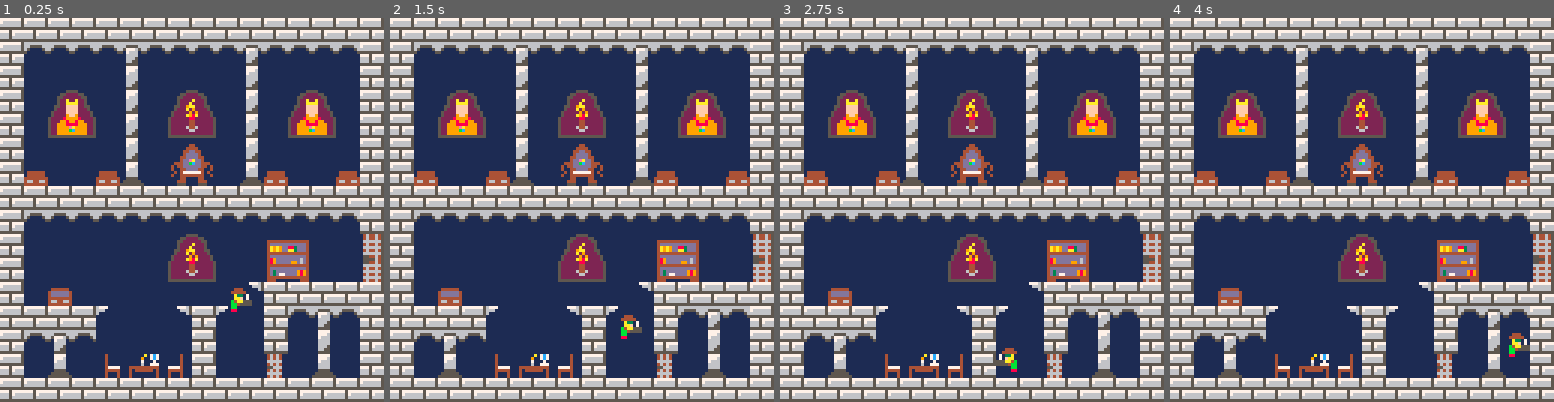
Above: before the commit, frames 1-4 (left to right).
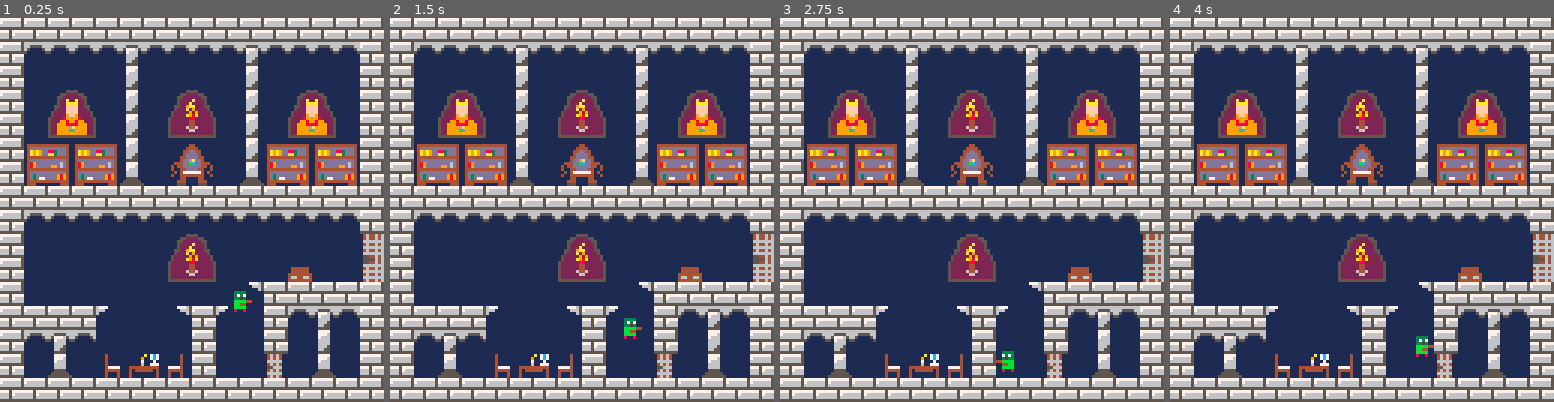
Above: after the commit, the same moments.

Repository: mRamiroGonzalez/dungeon
Game: PICO-8 cartridge dungeon.p8
The game is run twice, just before and just after one commit, with the same random seed, the same clock (stepped at 60 frames per second) and the same inputs.
Inputs:
- Up to frame 1 (0.25 s): no input
- Up to frame 2 (1.5 s): tap O (Z key) at 0.33, 0.7, 1.43 s
- Up to frame 3 (2.75 s): hold Left 1.97-2.37 s; tap O (Z key) at 2.22 s
- Up to frame 4 (4 s): hold Right 2.87-3.53 s; tap O (Z key) at 3.1, 3.98 s

The runs differ from the first frame. In frame 1, 6.3% of the frame differs, in the area x 6-100%, y 32-77%; in frame 2, 6.3%; in frame 3, 6.3%; in frame 4, 6.4%, in the area x 6-100%, y 32-89%.

Commit message:
add p8 file

Diff:
--- a/dungeon.p8
+++ b/dungeon.p8
@@ -2,236 +2,237 @@
 version 8
 __lua__
 
-function print_debug()
-end
-
-function _init()
-  p = {
-    x = 76, y = 64,
-    dx = 0, dy = 0,
-    w = 8, h = 8,
-    mvt_h = 0,
-    mvt_v = 0,
-    facing = 1,
-    v_speed = 4,
-    h_speed = 2,
-    jumping = false,
-    jump_initial_speed = -7,
-    gravity = 1,
-    walk={f=16,st=16,sz=21},
-  }
+function anim(a, i)
+a.f += i
+if a.f > a.sz then
+a.f = a.st
+end
+end
+
+function check_collision(blocks_to_check, e)
+local collide = true
+local solid = false
+
+for b in all(blocks_to_check) do
+r1 = sp_to_rect(e)
+r2 = sp_to_rect(b)
+if(r1.x1 > r2.x2) or
+(r2.x1 > r1.x2) or
+(r1.y1 > r2.y2) or
+(r2.y1 > r1.y2) then
+collide = false
+end
+end
+for b in all(blocks_to_check) do
+solid = b.solid
+if (solid) break
+end
+return collide and solid
+end
+
+function box_collide_v(e)
+blocks_to_check_v = {}
+local futur_e_v = copy_table(e)
+futur_e_v.y += futur_e_v.dy
+
+if (futur_e_v.mvt_v == -1) blocks_to_check_v = blocks_top(futur_e_v, blocks_to_check_v)
+if (futur_e_v.mvt_v == 1)  blocks_to_check_v = blocks_below(futur_e_v, blocks_to_check_v)
+return check_collision(blocks_to_check_v, futur_e_v)
+end
+
+function box_collide_h(e)
+blocks_to_check_h = {}
+local futur_e_h = copy_table(e)
+futur_e_h.x += futur_e_h.dx
+
+if (futur_e_h.mvt_h == 1)  blocks_to_check_h = blocks_front(futur_e_h, blocks_to_check_h)
+if (futur_e_h.mvt_h == -1) blocks_to_check_h = blocks_back(futur_e_h, blocks_to_check_h)
+return check_collision(blocks_to_check_h, futur_e_h)
 end
 
 function block(px, py)
-  sprite = mget(flr((px)/8),flr(py/8))
-  b = {
-    x = flr(px / 8) * 8,
-    y = flr(py / 8) * 8,
-    w = 8,
-    h = 8,
-    sp = sprite,
-    solid = fget(sprite, 0)
-  }
-  return b
+sprite = mget(flr((px)/8),flr(py/8))
+b = {
+x = flr(px / 8) * 8,
+y = flr(py / 8) * 8,
+w = 8,
+h = 8,
+sp = sprite,
+solid = fget(sprite, 0)
+}
+return b
 end
 
 function blocks_front(e, blocks_to_check)
-  add(blocks_to_check, block(e.x + e.w, e.y))
-  if ((e.y % e.h) != 0) add (blocks_to_check, block(e.x + e.w, e.y + e.h))
-  return blocks_to_check
+add(blocks_to_check, block(e.x + e.w, e.y))
+if ((e.y % e.h) != 0) add (blocks_to_check, block(e.x + e.w, e.y + e.h))
+return blocks_to_check
 end
 
 function blocks_back(e, blocks_to_check)
-  add(blocks_to_check, block(e.x, e.y))
-  if ((e.y % e.h) != 0) add (blocks_to_check, block(e.x, e.y + e.h))
-  return blocks_to_check
+add(blocks_to_check, block(e.x, e.y))
+if ((e.y % e.h) != 0) add (blocks_to_check, block(e.x, e.y + e.h))
+return blocks_to_check
 end
 
 function blocks_top(e, blocks_to_check)
-  add(blocks_to_check, block(e.x, e.y))
-  if ((e.x % e.w) != 0) add (blocks_to_check, block(e.x + e.w, e.y))
-  return blocks_to_check
+add(blocks_to_check, block(e.x, e.y))
+if ((e.x % e.w) != 0) add (blocks_to_check, block(e.x + e.w, e.y))
+return blocks_to_check
 end
 
 function blocks_below(e, blocks_to_check)
-  add(blocks_to_check, block(e.x, e.y + e.h))
-  if ((e.x % e.w) != 0) add (blocks_to_check, block(e.x + e.w, e.y + e.h))
-  return blocks_to_check
-end
-
-function check_collision(blocks_to_check, e)
-  local collide = true
-  local solid = false
-
-  for b in all(blocks_to_check) do
-    r1 = sp_to_rect(e)
-    r2 = sp_to_rect(b)
-    if(r1.x1 > r2.x2) or
-      (r2.x1 > r1.x2) or
-      (r1.y1 > r2.y2) or
-      (r2.y1 > r1.y2) then
-      collide = false
-    end
-  end
-  for b in all(blocks_to_check) do
-    solid = b.solid
-    if (solid) break
-  end
-  return collide and solid
-end
-
-function box_collide_v(e)
-  blocks_to_check_v = {}
-  local futur_e_v = copy_table(e)
-  futur_e_v.y += futur_e_v.dy
-
-  if (futur_e_v.mvt_v == -1) blocks_to_check_v = blocks_top(futur_e_v, blocks_to_check_v)
-  if (futur_e_v.mvt_v == 1)  blocks_to_check_v = blocks_below(futur_e_v, blocks_to_check_v)
-  return check_collision(blocks_to_check_v, futur_e_v)
-end
-
-function box_collide_h(e)
-  blocks_to_check_h = {}
-  local futur_e_h = copy_table(e)
-  futur_e_h.x += futur_e_h.dx
-
-  if (futur_e_h.mvt_h == 1)  blocks_to_check_h = blocks_front(futur_e_h, blocks_to_check_h)
-  if (futur_e_h.mvt_h == -1) blocks_to_check_h = blocks_back(futur_e_h, blocks_to_check_h)
-  return check_collision(blocks_to_check_h, futur_e_h)
-end
-
-function sp_to_rect(e)
-  local r = {}
-    r.x1 = e.x
-    r.y1 = e.y
-    r.x2 = e.x + e.w - 1
-    r.y2 = e.y + e.h - 1
-  return r
+add(blocks_to_check, block(e.x, e.y + e.h))
+if ((e.x % e.w) != 0) add (blocks_to_check, block(e.x + e.w, e.y + e.h))
+return blocks_to_check
 end
 
 function vertical_controls(p)
-
-  if btnp(4) and not p.jumping then
-    p.dy = p.jump_initial_speed
-    p.jumping = true
-    p.mvt_v = -1
-  end
-
-  v_col = box_collide_v(p)
-
-  if (p.y % 8 != 0) and v_col then
-    if(p.mvt_v == -1) p.y -= (p.y % 8)
-    if(p.mvt_v == 1) p.y += 8 - (p.y % 8)
-  end
-
-  if (not (v_col)) p.y += p.dy
-
-  if (is_on_a_solid_block(p)) then
-    p.jumping = false
-    p.dy = 0
-    p.mvt_v = 0
-  end
-  if (is_below_a_solid_block(p)) then
-    p.dy = 1
-  end
+if btnp(4) and not p.jumping then
+p.dy = p.jump_initial_speed
+p.jumping = true
+p.mvt_v = -1
+end
+
+v_col = box_collide_v(p)
+
+if (p.y % 8 != 0) and v_col then
+if(p.mvt_v == -1) p.y -= (p.y % 8)
+if(p.mvt_v == 1) p.y += 8 - (p.y % 8)
+end
+
+if (not (v_col)) p.y += p.dy
+
+if (is_on_a_solid_block(p)) then
+p.jumping = false
+p.dy = 0
+p.mvt_v = 0
+end
+if (is_below_a_solid_block(p)) then
+p.dy = 1
+end
 end
 
 function horizontal_controls(p)
-  p.dx = 0
-
-  if(btn(0)) then
-    p.dx = -p.h_speed
-    p.mvt_h = -1
-    p.facing = 0
-  elseif(btn(1)) then
-    p.dx = p.h_speed
-    p.mvt_h = 1
-    p.facing = 1
-  else
-    p.walk.f = 16
-  end
-
-  h_col = box_collide_h(p)
-
-  if (p.x % 8 != 0) and h_col then
-    if(p.mvt_h == 1) p.x += 8 - (p.x % 8)
-    if(p.mvt_h == -1) p.x -= (p.x % 8)
-  end
-
-  if h_col then
-    p.walk.f = 16
-  else
-    p.x += p.dx
-    anim(p.walk, 0.35)
-  end
-end
-
-function anim(a, i)
- a.f += i
- if a.f > a.sz then
-  a.f = a.st
- end
-end
-
-function _draw()
-  cls()
-  map(0,0,0,0,16,16)
-  spr(p.walk.f, p.x, p.y, 1, 1, (p.facing == 0))
-  print_debug()
-end
-
-function _update()
-  update_gravity(p)
-  update_from_controls(p)
+p.dx = 0
+
+if(btn(0)) then
+p.dx = -p.h_speed
+p.mvt_h = -1
+p.facing = 0
+elseif(btn(1)) then
+p.dx = p.h_speed
+p.mvt_h = 1
+p.facing = 1
+else
+p.walk.f = p.walk.fix
+end
+
+h_col = box_collide_h(p)
+
+if (p.x % 8 != 0) and h_col then
+if(p.mvt_h == 1) p.x += 8 - (p.x % 8)
+if(p.mvt_h == -1) p.x -= (p.x % 8)
+end
+
+if h_col then
+p.walk.f = p.walk.fix
+else
+p.x += p.dx
+anim(p.walk, 0.35)
+end
+end
+function init_player()
+p = {
+x = 76, y = 64,
+dx = 0, dy = 0,
+w = 8, h = 8,
+mvt_h = 0,
+mvt_v = 0,
+facing = 1,
+v_speed = 4,
+h_speed = 1,
+jumping = false,
+jump_initial_speed = -7,
+gravity = 1,
+walk={f=48,st=48,sz=52, fix=48},
+}
 end
 
 function update_gravity(p)
-  if (p.dy < p.v_speed) then
-    p.dy += p.gravity
-  else
-    p.dy = p.v_speed
-  end
-  if p.dy < 0 then
-    p.mvt_v = -1
-  else
-    p.mvt_v = 1
-  end
+if (p.dy < p.v_speed) then
+p.dy += p.gravity
+else
+p.dy = p.v_speed
+end
+if p.dy < 0 then
+p.mvt_v = -1
+else
+p.mvt_v = 1
+end
 end
 
 function update_from_controls(p)
- horizontal_controls(p)
- vertical_controls(p)
+horizontal_controls(p)
+vertical_controls(p)
 end
 
 function is_on_a_solid_block(e)
- return get_block_below(e, 0)
+return get_block_below(e, 0)
 end
 function is_below_a_solid_block(e)
- return get_block_on_top(e, 0)
+return get_block_on_top(e, 0)
 end
 function is_in_front_of_a_block(e)
 return get_block_in_front(e, 0)
 end
 
+function print_debug()
+end
+
+function sp_to_rect(e)
+local r = {}
+r.x1 = e.x
+r.y1 = e.y
+r.x2 = e.x + e.w - 1
+r.y2 = e.y + e.h - 1
+return r
+end
+
+function copy_table(from)
+local copy = {}
+for k,v in pairs(from) do copy[k] = v end
+return copy
+end
+
+function _init()
+init_player()
+end
+
+function _draw()
+cls()
+map(0,0,0,0,16,16)
+spr(p.walk.f, p.x, p.y, 1, 1, (p.facing == 0))
+print_debug()
+end
+
+function _update()
+update_gravity(p)
+update_from_controls(p)
+end
+
+
 function get_block_below(e, flag)
- return (get_block_flag(e.x, e.y+8, flag)) or (get_block_flag(e.x+7, e.y+8, flag))
-end
+return (get_block_flag(e.x, e.y+8, flag)) or (get_block_flag(e.x+7, e.y+8, flag))
+end
+
 function get_block_flag(x, y, flag)
- return fget(mget(flr(x/8), flr(y/8)), flag)
-end
+return fget(mget(flr(x/8), flr(y/8)), flag)
+end
+
 function get_block_on_top(e, flag)
- return get_block_flag(e.x, e.y-1, flag) or get_block_flag(e.x+7, e.y-1, flag)
-end
-function is_in_front_of_a_block(e)
-  return get_block_in_front(e, 0)
-end
-
-function copy_table(from)
-  local copy = {}
-  for k,v in pairs(from) do copy[k] = v end
-  return copy
-end
-
+return get_block_flag(e.x, e.y-1, flag) or get_block_flag(e.x+7, e.y-1, flag)
+end
 
 
 
@@ -371,13 +372,13 @@
 4050505050615050505061505050504000000000000000000000000000000000000000000000000000000000000000000000000000000000000000000000000000000000000000000000000000000000000000000000000000000000000000000000000000000000000000000000000000000000000000000000000000000000
 40504e4f5061504c4d5061504e4f504000000000000000000000000000000000000000000000000000000000000000000000000000000000000000000000000000000000000000000000000000000000000000000000000000000000000000000000000000000000000000000000000000000000000000000000000000000000
 40505e5f5061505c5d5061505e5f504000000000000000000000000000000000000000000000000000000000000000000000000000000000000000000000000000000000000000000000000000000000000000000000000000000000000000000000000000000000000000000000000000000000000000000000000000000000
-405050505061504a4b5061505050504000000000000000000000000000000000000000000000000000000000000000000000000000000000000000000000000000000000000000000000000000000000000000000000000000000000000000000000000000000000000000000000000000000000000000000000000000000000
-407250507262505a5b5062725050724000000000000000000000000000000000000000000000000000000000000000000000000000000000000000000000000000000000000000000000000000000000000000000000000000000000000000000000000000000000000000000000000000000000000000000000000000000000
+40696a696a61504a4b5061696a696a4000000000000000000000000000000000000000000000000000000000000000000000000000000000000000000000000000000000000000000000000000000000000000000000000000000000000000000000000000000000000000000000000000000000000000000000000000000000
+40797a797a62505a5b5062797a797a4000000000000000000000000000000000000000000000000000000000000000000000000000000000000000000000000000000000000000000000000000000000000000000000000000000000000000000000000000000000000000000000000000000000000000000000000000000000
 4040404040404040404040404040404000000000000000000000000000000000000000000000000000000000000000000000000000000000000000000000000000000000000000000000000000000000000000000000000000000000000000000000000000000000000000000000000000000000000000000000000000000000
 4060606060606060606060606060604000000000000000000000000000000000000000000000000000000000000000000000000000000000000000000000000000000000000000000000000000000000000000000000000000000000000000000000000000000000000000000000000000000000000000000000000000000000
-405050505050504c4d5050696a50506e00000000000000000000000000000000000000000000000000000000000000000000000000000000000000000000000000000000000000000000000000000000000000000000000000000000000000000000000000000000000000000000000000000000000000000000000000000000
-405050505050505c5d5050797a50507e00000000000000000000000000000000000000000000000000000000000000000000000000000000000000000000000000000000000000000000000000000000000000000000000000000000000000000000000000000000000000000000000000000000000000000000000000000000
-4050735050505050505065404040404000000000000000000000000000000000000000000000000000000000000000000000000000000000000000000000000000000000000000000000000000000000000000000000000000000000000000000000000000000000000000000000000000000000000000000000000000000000
+405050505050504c4d5050505050506e00000000000000000000000000000000000000000000000000000000000000000000000000000000000000000000000000000000000000000000000000000000000000000000000000000000000000000000000000000000000000000000000000000000000000000000000000000000
+405050505050505c5d5050507250507e00000000000000000000000000000000000000000000000000000000000000000000000000000000000000000000000000000000000000000000000000000000000000000000000000000000000000000000000000000000000000000000000000000000000000000000000000000000
+4050505050505050505065404040404000000000000000000000000000000000000000000000000000000000000000000000000000000000000000000000000000000000000000000000000000000000000000000000000000000000000000000000000000000000000000000000000000000000000000000000000000000000
 4040404064505065406450406063604000000000000000000000000000000000000000000000000000000000000000000000000000000000000000000000000000000000000000000000000000000000000000000000000000000000000000000000000000000000000000000000000000000000000000000000000000000000
 4060636050505050405050405061504000000000000000000000000000000000000000000000000000000000000000000000000000000000000000000000000000000000000000000000000000000000000000000000000000000000000000000000000000000000000000000000000000000000000000000000000000000000
 4050625075767778405050705062504000000000000000000000000000000000000000000000000000000000000000000000000000000000000000000000000000000000000000000000000000000000000000000000000000000000000000000000000000000000000000000000000000000000000000000000000000000000
Not shown, changed: 40 lines of the sprite sheet (__gfx__) section of dungeon.p8
